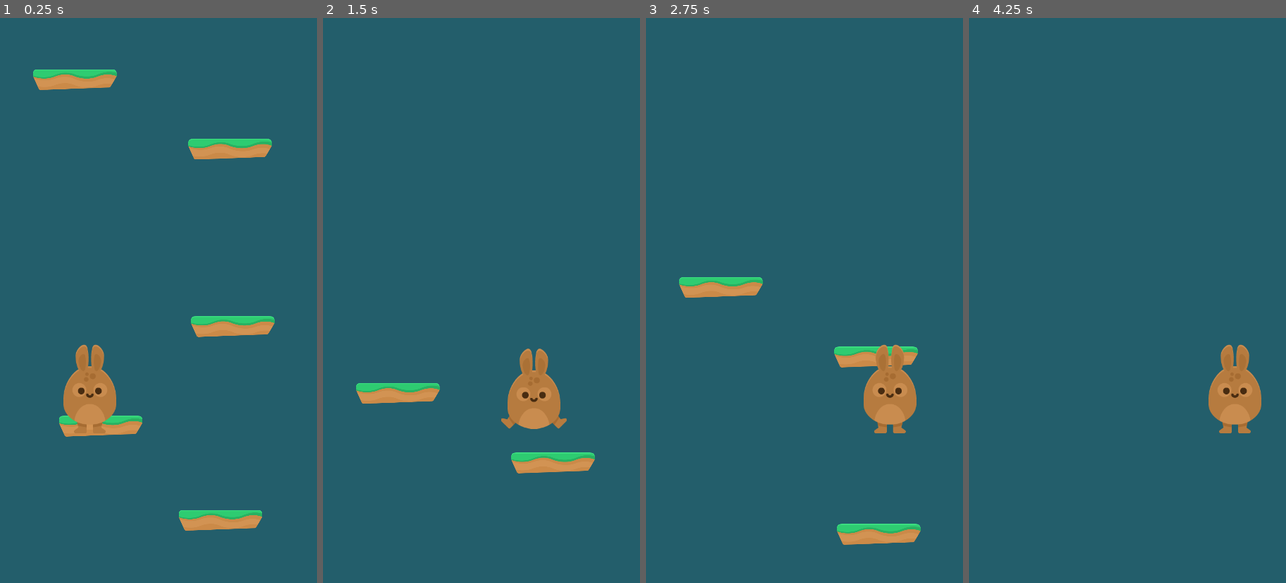
Above: before the commit, frames 1-4 (left to right).
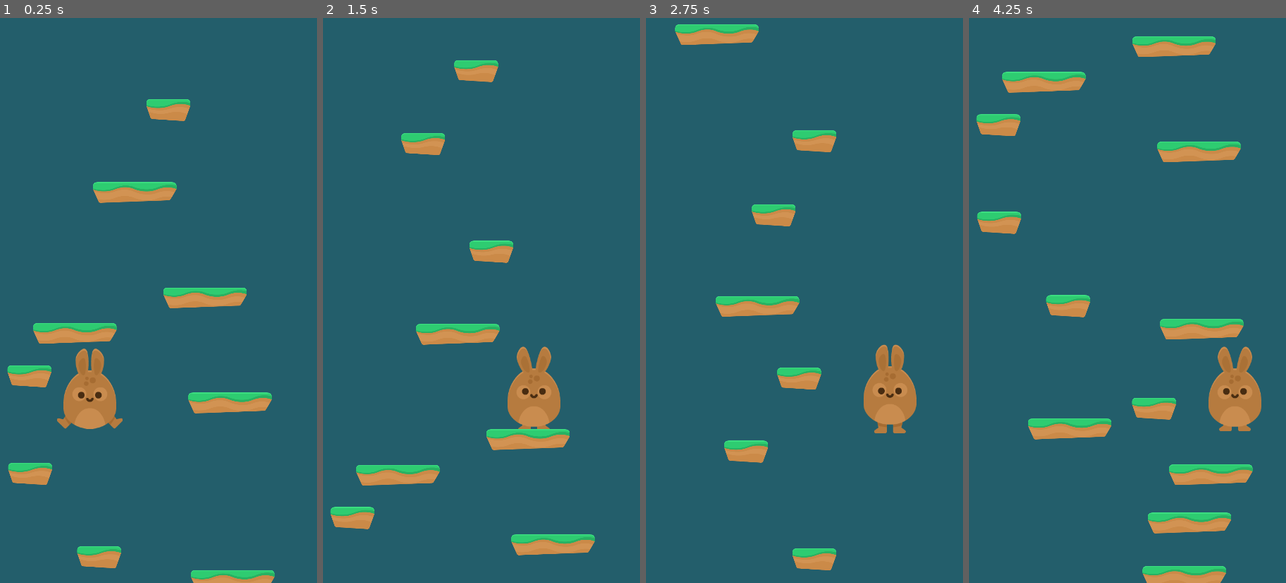
Above: after the commit, the same moments.

Repository: avodhel/Godot-Learn-Projects
Game: Godot game, scene res://Scenes/Game.tscn
Same seed, same stepped clock (60 frames per second), same inputs: the game is played once before the commit and once after it.
Inputs:
- Up to frame 1 (0.25 s): no input
- Up to frame 2 (1.5 s): tap Enter (ui_accept) at 0.5, 0.77 s; hold Right (ui_right) 0.53-1.28 s; hold Left (ui_left) from 1.28 s (still down)
- Up to frame 3 (2.75 s): tap Enter (ui_accept) at 1.52 s; release Left (ui_left) at 2.03 s; hold Right (ui_right) from 2.03 s (still down)
- Up to frame 4 (4.25 s): tap Enter (ui_accept) at 3.02, 3.77 s; release Right (ui_right) at 3.53 s; hold Left (ui_left) from 3.53 s (still down)

The runs differ from the first frame. In frame 1, 10% of the frame differs, in the area x 2-87%, y 9-100%; in frame 2, 7.6%; in frame 3, 6.5%; in frame 4, 9.2%.

Commit message:
Platform Jump v0.7(spawning platforms)

Diff:
--- a/Platform Jump/Scenes/Game.tscn
+++ b/Platform Jump/Scenes/Game.tscn
@@ -1,24 +1,28 @@
-[gd_scene load_steps=3 format=2]
+[gd_scene load_steps=5 format=2]
 
-[ext_resource path="res://Scenes/GrassPlatform.tscn" type="PackedScene" id=1]
-[ext_resource path="res://Scenes/Player.tscn" type="PackedScene" id=2]
+[ext_resource path="res://Scripts/Game.gd" type="Script" id=1]
+[ext_resource path="res://Scenes/GrassPlatform.tscn" type="PackedScene" id=2]
+[ext_resource path="res://Scenes/GrassPlatformSmall.tscn" type="PackedScene" id=3]
+[ext_resource path="res://Scenes/Player.tscn" type="PackedScene" id=4]
 
 [node name="Game" type="Node"]
+script = ExtResource( 1 )
+platforms = [ ExtResource( 2 ), ExtResource( 3 ) ]
 
-[node name="GrassPlatform" parent="." instance=ExtResource( 1 )]
+[node name="GrassPlatform" parent="." instance=ExtResource( 2 )]
 position = Vector2( 500.721, 1159.08 )
 
-[node name="GrassPlatform2" parent="." instance=ExtResource( 1 )]
+[node name="GrassPlatform2" parent="." instance=ExtResource( 2 )]
 position = Vector2( 228.724, 945.806 )
 
-[node name="GrassPlatform3" parent="." instance=ExtResource( 1 )]
+[node name="GrassPlatform3" parent="." instance=ExtResource( 2 )]
 position = Vector2( 528.539, 720.173 )
 
-[node name="GrassPlatform5" parent="." instance=ExtResource( 1 )]
+[node name="GrassPlatform5" parent="." instance=ExtResource( 2 )]
 position = Vector2( 522.357, 318.359 )
 
-[node name="GrassPlatform6" parent="." instance=ExtResource( 1 )]
+[node name="GrassPlatform6" parent="." instance=ExtResource( 2 )]
 position = Vector2( 169.998, 160.725 )
 
-[node name="Player" parent="." instance=ExtResource( 2 )]
+[node name="Player" parent="." instance=ExtResource( 4 )]
 position = Vector2( 204.055, 486.142 )
--- /dev/null
+++ b/Platform Jump/Scripts/Game.gd
@@ -0,0 +1,42 @@
+extends Node
+
+export (Array, PackedScene) var platforms
+
+const MIN_INTERVAL = 100 #min interval between two platforms
+const MAX_INTERVAL = 250 #max interval between two platforms
+const INITIAL_PLATFORMS_COUNT = 40 #max platform number on the screen
+
+var current_min_interval
+var current_max_interval
+var last_spawn_height
+var screen_size
+
+func _ready():
+	last_spawn_height = get_viewport().get_visible_rect().size.y
+	screen_size = get_viewport().get_visible_rect().size.x
+	current_min_interval = MIN_INTERVAL
+	current_max_interval = MAX_INTERVAL
+	_spawn_first_platforms()
+
+func _process(delta):
+	pass
+
+func _spawn_first_platforms():
+	for counter in range(INITIAL_PLATFORMS_COUNT):
+		_spawn_platform()
+
+func _spawn_platform():
+	var index
+	var new_platform
+
+	index = rand_range(0, platforms.size())
+	new_platform = platforms[index].instance()
+	add_child(new_platform)
+	var spawn_x = rand_range(0+ new_platform.sprite_half_width, screen_size - new_platform.sprite_half_width)
+	var spawn_position = Vector2(spawn_x, last_spawn_height)
+	new_platform.position = spawn_position
+	last_spawn_height -= rand_range(current_min_interval, current_max_interval)
+	current_min_interval += 5
+	current_max_interval += 7.5
+	current_min_interval = clamp(current_min_interval, MIN_INTERVAL, MAX_INTERVAL / 0.75)
+	current_max_interval = clamp(current_max_interval, MIN_INTERVAL, MAX_INTERVAL)
--- a/Platform Jump/Scripts/NormalPlatform.gd
+++ b/Platform Jump/Scripts/NormalPlatform.gd
@@ -1,7 +1,12 @@
 extends Area2D
+
+onready var sprite = $Sprite
+
+var sprite_half_width
 
 func _ready():
 	connect("body_entered", self, "_on_body_entered")
+	sprite_half_width = (sprite.texture.get_size().x / 2) * scale.x
 
 func _process(delta):
 	pass
